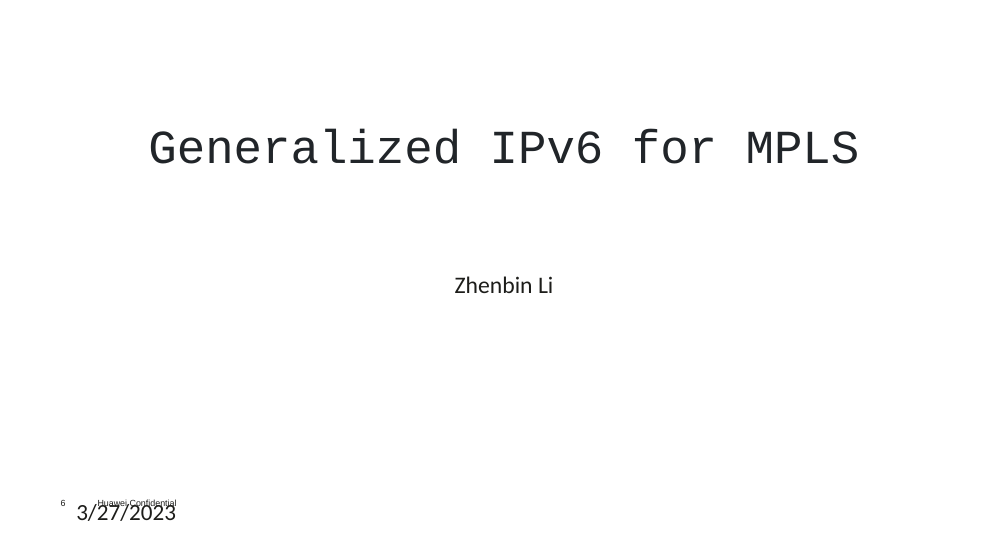
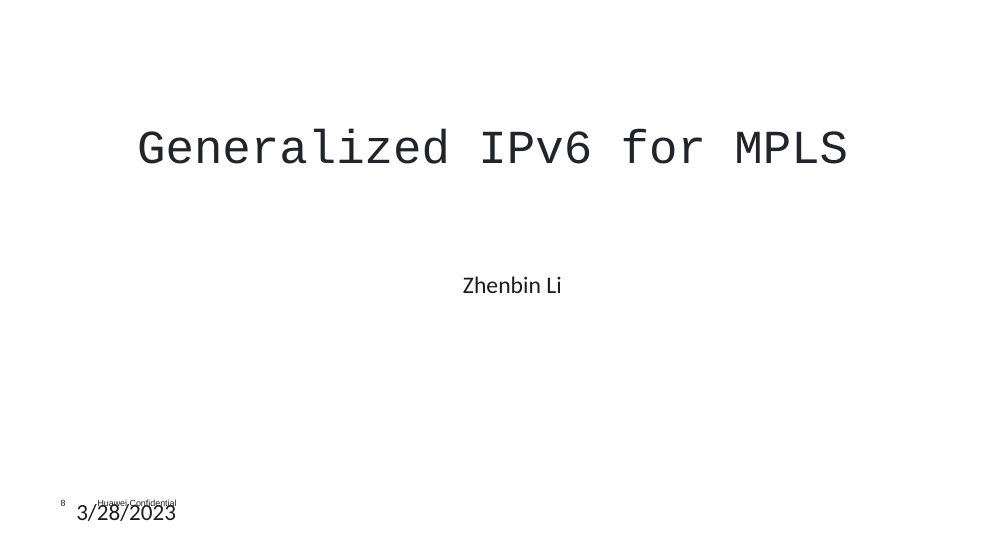
Before and after one commit to Generalized-IPv6-Tunnel/IETF116-Sidemeeting, a slide deck: slide 8 of 04 Generalized IPv6 Tunnel.pptx (slide 6 before the commit). Drawn at 1008x533 pixels with LibreOffice and Linux fonts; fonts in the diff are those of the drawing; background and template pictures are left out. Boxes give left, top, right and bottom in pixels: in the first picture for what was removed or moved away, otherwise in the second. Text is boxed around its words. In the diff, an @@ line names an element or a change of style, - is before the commit and + after.

```diff
--- a/04 Generalized IPv6 Tunnel.pptx
+++ b/04 Generalized IPv6 Tunnel.pptx
@@ title "Generalized IPv6 for MPLS": place and size @@
-title "Generalized IPv6 for MPLS" at (148,129,860,164)
+title "Generalized IPv6 for MPLS" at (137,129,848,164)
@@ subtitle "Zhenbin Li": place and size @@
-subtitle "Zhenbin Li" at (455,276,553,293)
+subtitle "Zhenbin Li" at (463,276,561,293)
@@ text at (76,501,176,521): text changed @@
-3/27/2023
+3/28/2023
```
Also in this commit, not shown: 2 other slides changed, 5 slides added, 2 slides removed.
